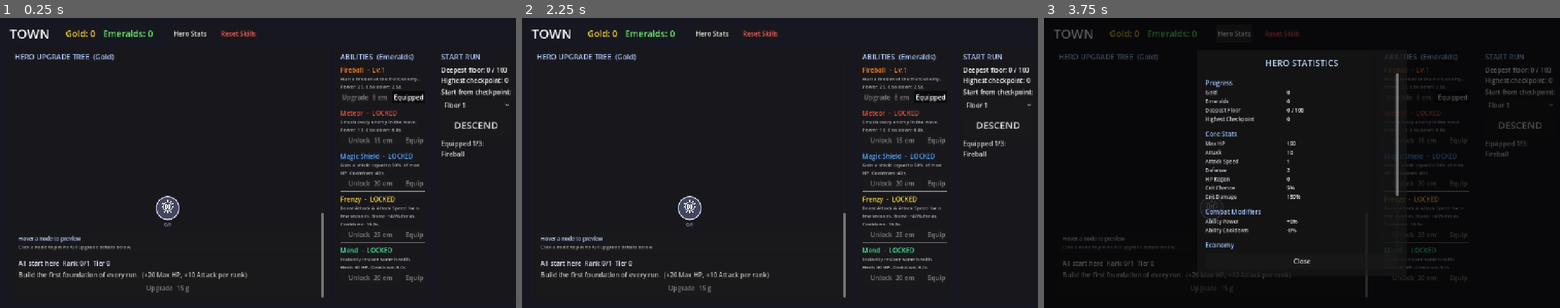
Above: before the commit, frames 1-3 (left to right).
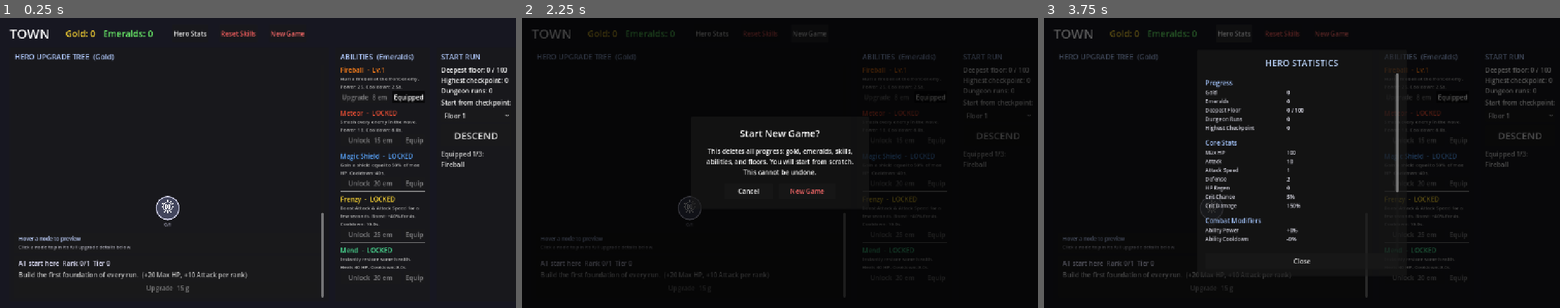
Above: after the commit, the same moments.

Repository: nalgorry/incremental_game
Game: Godot game, scene res://scenes/Main.tscn
Two runs of this game, one before a commit and one after it. Both use one fixed random seed, a clock stepped at 60 frames per second and the inputs below.
Inputs (mouse positions are in pixels of both pictures, inside the frame that each line leads up to):
- Up to frame 1 (0.25 s): no input
- Up to frame 2 (2.25 s): click (810, 32) at 0.5 s, where only the run after the commit has a clickable "New Game"; click (749, 192) at 1.25 s, where only the run after the commit has a clickable "Cancel"; click (810, 32) at 2 s, where only the run after the commit has a clickable "New Game"
- Up to frame 3 (3.75 s): click (1327, 192) at 2.75 s, where only the run after the commit has a clickable "New Game"; click "Hero Stats" at 3.5 s

The runs differ from the first frame. In frame 1, 1.1% of the frame differs, in the area x 52-99%, y 4-52%; in frame 2, 22%, in the area x 0-100%, y 0-100%; in frame 3, 2.1%.

Commit message:
Tune combat balance and add run tracking UI
Slow projectiles, retune early enemy strength, add per-ability DPS and dungeon run counts, New Game reset, run-only gold/emerald HUD, and remove duplicate Crushing Criticals.

Co-authored-by: Cursor <cursoragent@cursor.com>

Diff:
--- a/data/difficulty_scaling.json
+++ b/data/difficulty_scaling.json
@@ -1,10 +1,10 @@
 {
   "normal_enemy": {
-    "hp_base": 30.0,
+    "hp_base": 18.0,
     "hp_growth": 1.12,
-    "attack_base": 5.0,
+    "attack_base": 3.0,
     "attack_growth": 1.10,
-    "defense_base": 1.0,
+    "defense_base": 0.6,
     "defense_per_floor": 0.5,
     "attack_speed": 0.8,
     "gold_base": 4.0,
--- a/data/skill_tree.json
+++ b/data/skill_tree.json
@@ -277,18 +277,6 @@
     "costs": [150, 190],
     "parents": ["quick_casting"]
   },
-  "crushing_criticals": {
-    "name": "Crushing Criticals",
-    "order": 32,
-    "tier": 3,
-    "category": "Attack",
-    "desc": "Critical hits deal more damage.",
-    "stat": "crit_damage",
-    "bonus_per_rank": 0.15,
-    "max_ranks": 3,
-    "costs": [220, 245, 270],
-    "parents": ["steady_training"]
-  },
   "reinforced_skin": {
     "name": "Reinforced Skin",
     "order": 34,
--- a/scripts/Dungeon.gd
+++ b/scripts/Dungeon.gd
@@ -41,6 +41,11 @@
 var run_gold: int = 0
 var run_emeralds: int = 0
 
+# DPS tracking (damage dealt by the hero).
+var _combat_elapsed: float = 0.0
+var _basic_damage_total: float = 0.0
+var _ability_damage_by_id: Dictionary = {}  # ability_id -> float
+
 # HUD nodes.
 var _ui: Control
 var _floor_label: Label
@@ -49,6 +54,9 @@
 var _emerald_label: Label
 var _hp_label: Label
 var _ability_hud: VBoxContainer
+var _basic_dps_label: Label
+var _ability_dps_box: VBoxContainer
+var _ability_dps_labels: Dictionary = {}  # ability_id -> Label
 var _end_overlay: ColorRect
 var _end_panel: PanelContainer
 var _end_label: Label
@@ -62,10 +70,15 @@
 	hero_shield = 0.0
 	last_stand_used = false
 	basic_attack_count = 0
+	_combat_elapsed = 0.0
+	_basic_damage_total = 0.0
+	_ability_damage_by_id = {}
+	_ability_dps_labels = {}
 	_build_environment()
 	_build_ui()
 	_spawn_hero()
 	_build_abilities()
+	_build_ability_dps_labels()
 	_start_floor()
 	running = true
 
@@ -234,6 +247,7 @@
 	_update_buff(delta)
 	_update_rampage(delta)
 	floor_elapsed += delta
+	_combat_elapsed += delta
 	_update_hp_regen(delta)
 	_hero_attack(delta)
 	_cast_abilities(delta)
@@ -564,6 +578,17 @@
 	_ability_hud.position = Vector2(20, 500)
 	_ui.add_child(_ability_hud)
 
+	# DPS tracker (top-left, under floor/wave).
+	var dps_box := VBoxContainer.new()
+	dps_box.position = Vector2(20, 52)
+	dps_box.add_theme_constant_override("separation", 2)
+	_ui.add_child(dps_box)
+	_basic_dps_label = _make_hud_label(dps_box, 16, Color(0.65, 0.85, 1.0))
+	_basic_dps_label.text = "Basic DPS: 0"
+	_ability_dps_box = VBoxContainer.new()
+	_ability_dps_box.add_theme_constant_override("separation", 2)
+	dps_box.add_child(_ability_dps_box)
+
 	# End-of-run modal overlay (dims screen, centers the panel, blocks clicks).
 	_end_overlay = ColorRect.new()
 	_end_overlay.color = Color(0, 0, 0, 0.65)
@@ -617,14 +642,51 @@
 	_floor_label.text = "Floor %d / %d" % [floor_num, Database.MAX_FLOORS]
 	var total_waves := waves.size()
 	_wave_label.text = "Wave %d / %d" % [mini(wave_index + 1, total_waves), total_waves]
-	_gold_label.text = "Gold: %d" % GameState.gold
-	_emerald_label.text = "Emeralds: %d" % GameState.emeralds
+	_gold_label.text = "Gold: +%d" % run_gold
+	_emerald_label.text = "Emeralds: +%d" % run_emeralds
 	if hero != null:
 		var shield_text := ""
 		if hero_shield > 0.0:
 			shield_text = "   Shield: %d" % int(ceil(hero_shield))
 		_hp_label.text = "HP: %d / %d%s" % [int(ceil(hero.hp)), int(round(hero.max_hp)), shield_text]
+	_update_dps_hud()
 	_update_ability_hud()
+
+
+func _update_dps_hud() -> void:
+	var t := maxf(_combat_elapsed, 0.001)
+	_basic_dps_label.text = "Basic DPS: %d" % int(round(_basic_damage_total / t))
+	for ability_id in _ability_dps_labels.keys():
+		var lbl: Label = _ability_dps_labels[ability_id]
+		var total := float(_ability_damage_by_id.get(ability_id, 0.0))
+		var d: Dictionary = Database.ABILITIES[ability_id]
+		lbl.text = "%s DPS: %d" % [d.name, int(round(total / t))]
+
+
+func _build_ability_dps_labels() -> void:
+	for child in _ability_dps_box.get_children():
+		child.queue_free()
+	_ability_dps_labels.clear()
+	for ab in _abilities:
+		var id: String = ab.id
+		_ability_damage_by_id[id] = float(_ability_damage_by_id.get(id, 0.0))
+		var d: Dictionary = Database.ABILITIES[id]
+		var color: Color = d.get("color", Color(1.0, 0.55, 0.35))
+		var lbl := _make_hud_label(_ability_dps_box, 16, color)
+		lbl.text = "%s DPS: 0" % d.name
+		_ability_dps_labels[id] = lbl
+
+
+func _record_damage(source_type: String, amount: float, ability_id: String = "") -> void:
+	if amount <= 0.0:
+		return
+	match source_type:
+		"basic", "chain":
+			_basic_damage_total += amount
+		"ability":
+			if ability_id == "":
+				return
+			_ability_damage_by_id[ability_id] = float(_ability_damage_by_id.get(ability_id, 0.0)) + amount
 
 
 func _update_ability_hud() -> void:
@@ -701,6 +763,7 @@
 		if is_instance_valid(e) and e.alive:
 			var actual_damage := damage * _ability_target_damage_multiplier(e)
 			e.take_damage(actual_damage)
+			_record_damage("ability", actual_damage, ability_id)
 			if not e.alive and ability_id != "":
 				_on_ability_kill(ability_id)
 			_spawn_text(e.position, str(int(round(actual_damage))), color, true)
@@ -741,6 +804,7 @@
 	ball.add_child(core)
 
 	var dist := start.distance_to(target_pos)
+	speed *= 0.64  # hero and enemy projectiles
 	var dur := clampf(dist / speed, 0.08, max_duration)
 	var tween := create_tween()
 	tween.tween_property(ball, "position", target_pos, dur).set_trans(Tween.TRANS_SINE).set_ease(Tween.EASE_IN)
@@ -748,6 +812,8 @@
 		if is_instance_valid(target) and target.alive:
 			var hp_damage := _apply_projectile_damage(target, damage, source_entity)
 			if hp_damage > 0.0:
+				if target != hero:
+					_record_damage(source_type, hp_damage, source_id)
 				_spawn_text(target.position, str(int(round(hp_damage))),
 					Color(1, 1, 0.4) if is_crit else impact_text_color,
 					is_crit or impact_text_big)
--- a/scripts/GameState.gd
+++ b/scripts/GameState.gd
@@ -42,6 +42,8 @@
 var deepest_floor: int = 0
 # Floor the next run should begin on.
 var selected_start_floor: int = 1
+# How many times the player has entered the dungeon.
+var dungeon_runs: int = 0
 
 
 var _instance_counter: int = 0
@@ -639,6 +641,12 @@
 	save_game()
 
 
+func register_dungeon_run() -> void:
+	dungeon_runs += 1
+	progress_changed.emit()
+	save_game()
+
+
 # --- Save / load -----------------------------------------------------------
 func to_dict() -> Dictionary:
 	return {
@@ -655,6 +663,7 @@
 		"highest_checkpoint": highest_checkpoint,
 		"deepest_floor": deepest_floor,
 		"selected_start_floor": selected_start_floor,
+		"dungeon_runs": dungeon_runs,
 		"instance_counter": _instance_counter,
 	}
 
@@ -697,6 +706,7 @@
 	highest_checkpoint = int(data.get("highest_checkpoint", 0))
 	deepest_floor = int(data.get("deepest_floor", 0))
 	selected_start_floor = int(data.get("selected_start_floor", 1))
+	dungeon_runs = int(data.get("dungeon_runs", 0))
 	_instance_counter = int(data.get("instance_counter", 0))
 	_ensure_starter_ability()
 	_ensure_upgrade_tree_visibility()
@@ -715,6 +725,8 @@
 	highest_checkpoint = 0
 	deepest_floor = 0
 	selected_start_floor = 1
+	dungeon_runs = 0
+	_instance_counter = 0
 	_ensure_starter_ability()
 	_ensure_upgrade_tree_visibility()
 	save_game()
--- a/scripts/Main.gd
+++ b/scripts/Main.gd
@@ -35,6 +35,7 @@
 
 
 func show_dungeon(start_floor: int) -> void:
+	GameState.register_dungeon_run()
 	_clear_current()
 	var dungeon := Node2D.new()
 	dungeon.set_script(DungeonScript)
--- a/scripts/Town.gd
+++ b/scripts/Town.gd
@@ -22,6 +22,7 @@
 var _stats_content: VBoxContainer
 var _upgrade_graph: Control
 var _reset_confirm_overlay: ColorRect
+var _new_game_confirm_overlay: ColorRect
 
 
 func _ready() -> void:
@@ -106,6 +107,17 @@
 	reset_btn.pressed.connect(_show_reset_confirm)
 	header.add_child(reset_btn)
 
+	var new_game_gap := Control.new()
+	new_game_gap.custom_minimum_size = Vector2(20, 0)
+	header.add_child(new_game_gap)
+
+	var new_game_btn := Button.new()
+	new_game_btn.text = "New Game"
+	new_game_btn.add_theme_color_override("font_color", Color(0.95, 0.4, 0.4))
+	new_game_btn.tooltip_text = "Wipe all progress and start from scratch."
+	new_game_btn.pressed.connect(_show_new_game_confirm)
+	header.add_child(new_game_btn)
+
 	var spacer := Control.new()
 	spacer.size_flags_horizontal = Control.SIZE_EXPAND_FILL
 	header.add_child(spacer)
@@ -122,6 +134,7 @@
 	_build_run_column(run_col)
 	_build_player_stats_overlay()
 	_build_reset_confirm_overlay()
+	_build_new_game_confirm_overlay()
 
 
 func _make_column(parent: Control, title_text: String, stretch: float) -> VBoxContainer:
@@ -193,8 +206,8 @@
 	_emerald_label.text = "Emeralds: %d" % GameState.emeralds
 	_gold_label.reset_size()
 	_emerald_label.reset_size()
-	_progress_label.text = "Deepest floor: %d / %d\nHighest checkpoint: %d" % [
-		GameState.deepest_floor, Database.MAX_FLOORS, GameState.highest_checkpoint
+	_progress_label.text = "Deepest floor: %d / %d\nHighest checkpoint: %d\nDungeon runs: %d" % [
+		GameState.deepest_floor, Database.MAX_FLOORS, GameState.highest_checkpoint, GameState.dungeon_runs
 	]
 	_rebuild_stats()
 	_rebuild_abilities()
@@ -1000,6 +1013,7 @@
 	_add_stats_line("Gold", str(GameState.gold))
 	_add_stats_line("Emeralds", str(GameState.emeralds))
 	_add_stats_line("Deepest Floor", "%d / %d" % [GameState.deepest_floor, Database.MAX_FLOORS])
+	_add_stats_line("Dungeon Runs", str(GameState.dungeon_runs))
 	_add_stats_line("Highest Checkpoint", str(GameState.highest_checkpoint))
 
 	_add_stats_section("Core Stats")
@@ -1231,3 +1245,78 @@
 	for child in _upgrade_graph.get_children():
 		child.queue_free()
 	_build_upgrade_tree_graph(_upgrade_graph)
+
+
+func _build_new_game_confirm_overlay() -> void:
+	_new_game_confirm_overlay = ColorRect.new()
+	_new_game_confirm_overlay.color = Color(0, 0, 0, 0.75)
+	_new_game_confirm_overlay.set_anchors_preset(Control.PRESET_FULL_RECT)
+	_new_game_confirm_overlay.visible = false
+	_new_game_confirm_overlay.mouse_filter = Control.MOUSE_FILTER_STOP
+	add_child(_new_game_confirm_overlay)
+
+	var center := CenterContainer.new()
+	center.set_anchors_preset(Control.PRESET_FULL_RECT)
+	_new_game_confirm_overlay.add_child(center)
+
+	var panel := PanelContainer.new()
+	panel.custom_minimum_size = Vector2(440, 0)
+	center.add_child(panel)
+
+	var root := VBoxContainer.new()
+	root.add_theme_constant_override("separation", 16)
+	var margin := MarginContainer.new()
+	margin.add_theme_constant_override("margin_left", 24)
+	margin.add_theme_constant_override("margin_right", 24)
+	margin.add_theme_constant_override("margin_top", 24)
+	margin.add_theme_constant_override("margin_bottom", 24)
+	margin.add_child(root)
+	panel.add_child(margin)
+
+	var title := Label.new()
+	title.text = "Start New Game?"
+	title.add_theme_font_size_override("font_size", 24)
+	title.horizontal_alignment = HORIZONTAL_ALIGNMENT_CENTER
+	root.add_child(title)
+
+	var desc := Label.new()
+	desc.text = "This deletes all progress: gold, emeralds, skills, abilities, and floors. You will start from scratch. This cannot be undone."
+	desc.autowrap_mode = TextServer.AUTOWRAP_WORD_SMART
+	desc.add_theme_font_size_override("font_size", 16)
+	desc.horizontal_alignment = HORIZONTAL_ALIGNMENT_CENTER
+	root.add_child(desc)
+
+	var btn_row := HBoxContainer.new()
+	btn_row.add_theme_constant_override("separation", 16)
+	btn_row.alignment = BoxContainer.ALIGNMENT_CENTER
+	root.add_child(btn_row)
+
+	var cancel_btn := Button.new()
+	cancel_btn.text = "Cancel"
+	cancel_btn.custom_minimum_size = Vector2(120, 40)
+	cancel_btn.pressed.connect(_hide_new_game_confirm)
+	btn_row.add_child(cancel_btn)
+
+	var confirm_btn := Button.new()
+	confirm_btn.text = "New Game"
+	confirm_btn.custom_minimum_size = Vector2(140, 40)
+	confirm_btn.add_theme_color_override("font_color", Color(0.95, 0.4, 0.4))
+	confirm_btn.pressed.connect(_confirm_new_game)
+	btn_row.add_child(confirm_btn)
+
+
+func _show_new_game_confirm() -> void:
+	_new_game_confirm_overlay.visible = true
+
+
+func _hide_new_game_confirm() -> void:
+	_new_game_confirm_overlay.visible = false
+
+
+func _confirm_new_game() -> void:
+	_hide_new_game_confirm()
+	_hide_player_stats_panel()
+	_selected_upgrade_node = "foundation"
+	GameState.reset_progress()
+	_refresh()
+	_scroll_upgrade_tree_to_bottom.call_deferred()
Binary file removed: assets/icons/crushing_criticals.png
Not shown, removed: assets/icons/crushing_criticals.png.import
